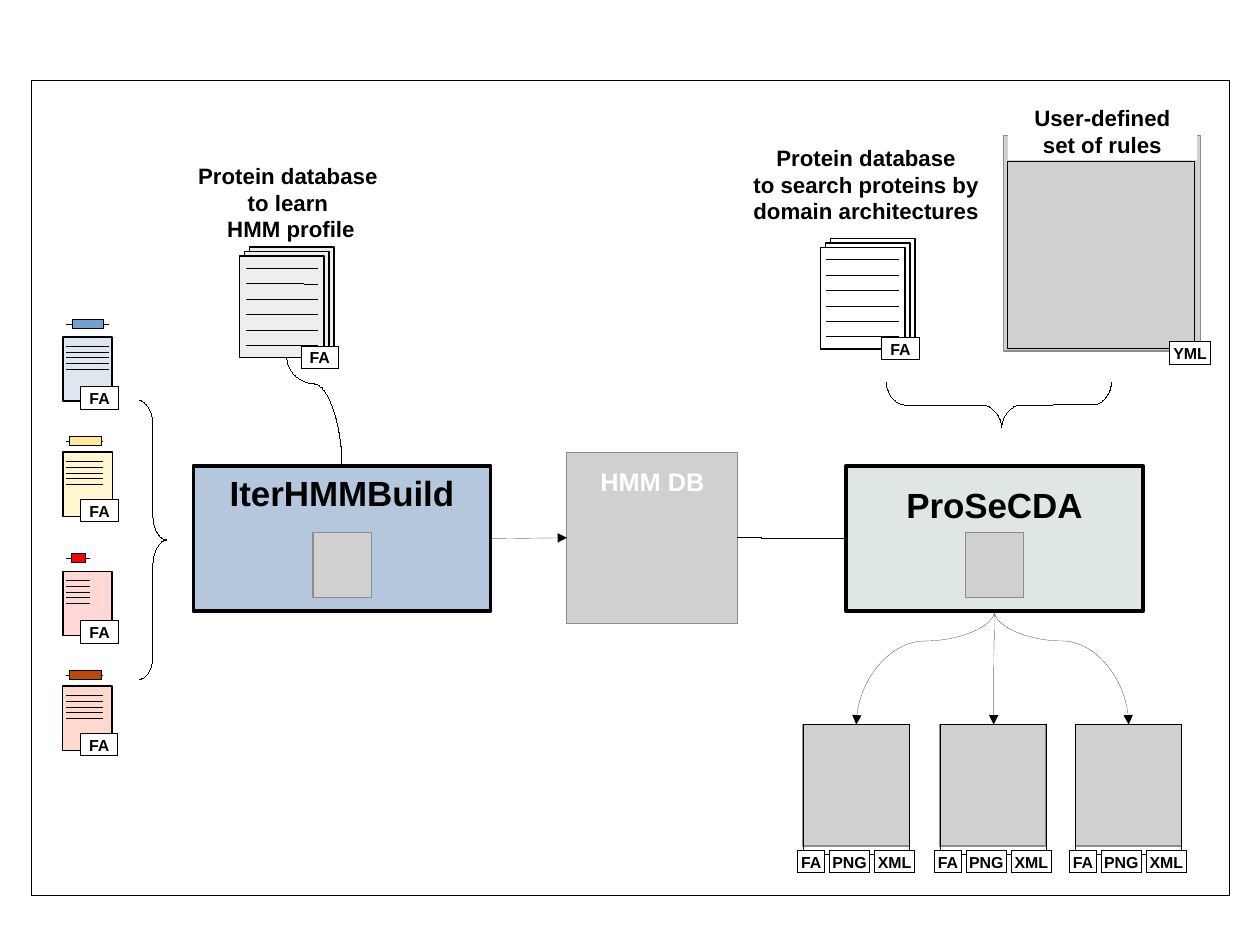
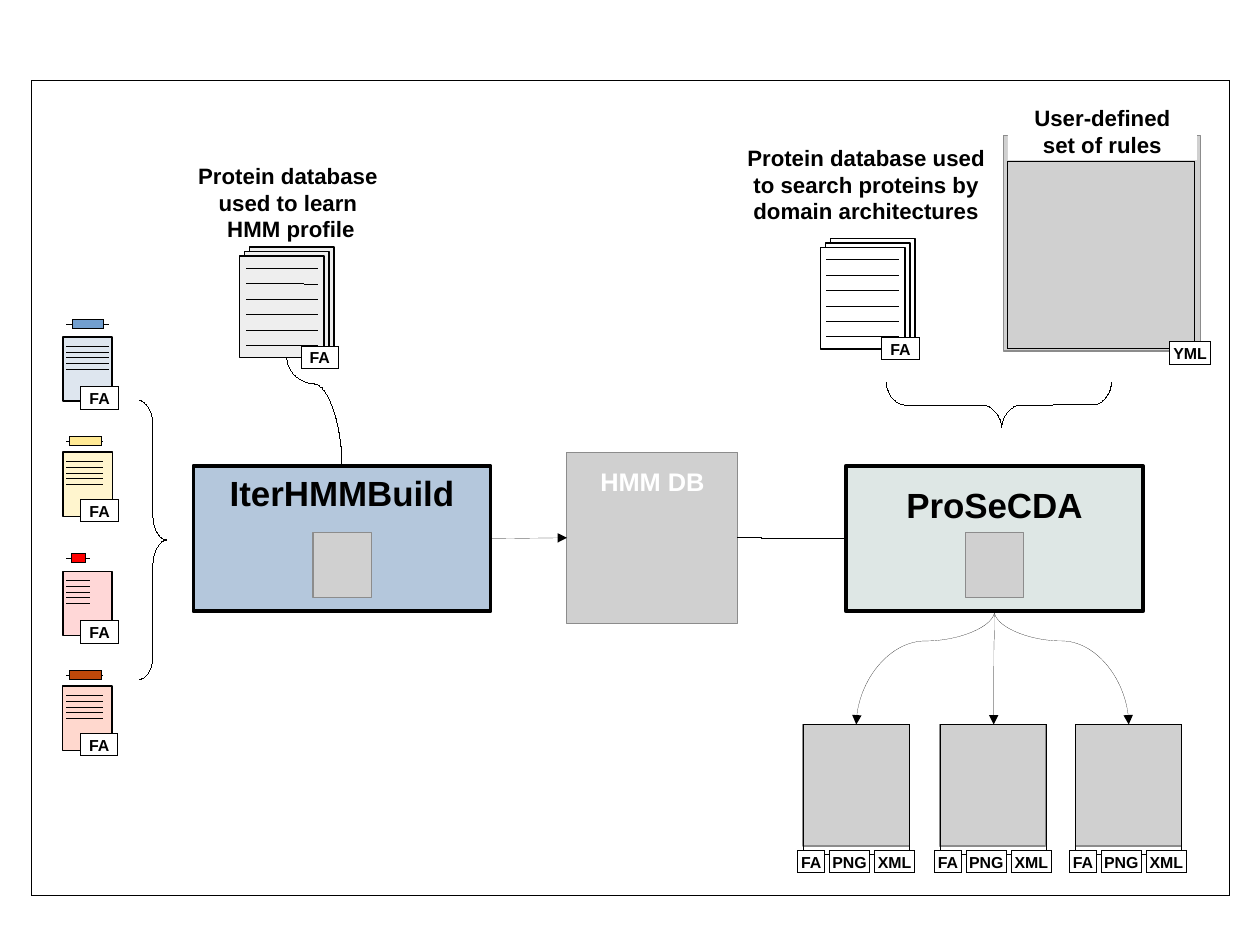
Before and after one commit to nchePortfolio/cusProSe, a slide deck: slide 1 of docs/prosecda/cusprose_pipeline.odp. Drawn at 1260x945 pixels with LibreOffice and Linux fonts; fonts in the diff are those of the drawing; grey boxes stand for pictures. Boxes give left, top, right and bottom in pixels: in the first picture for what was removed or moved away, otherwise in the second. Text is boxed around its words. In the diff, an @@ line names an element or a change of style, - is before the commit and + after.

```diff
--- a/docs/prosecda/cusprose_pipeline.odp
+++ b/docs/prosecda/cusprose_pipeline.odp
@@ text at <box>198,168,377,242</box>: text changed @@
-Protein database
-to learn
-HMM profile
+Protein database
+used to learn
+HMM profile
@@ text at <box>747,150,985,220</box>: text changed @@
-Protein database
-to search proteins by domain architectures
+Protein database used
+to search proteins by domain architectures
```
Also in this commit, not shown: 4 other files.
